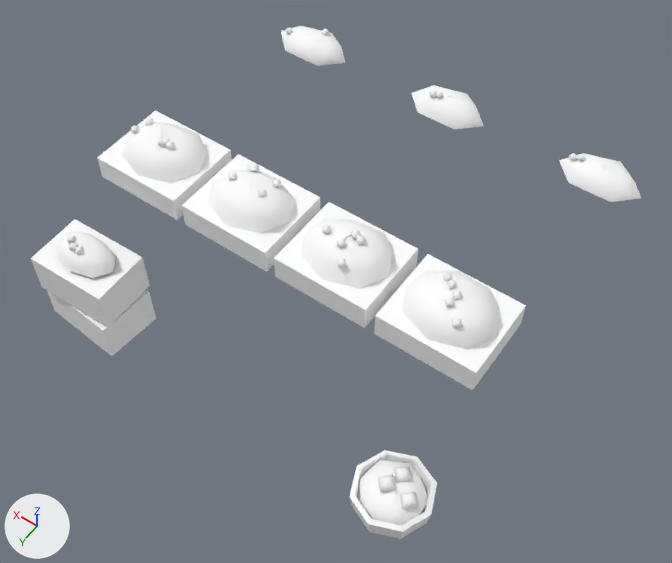
One commit to the glTF model games/yorimichi/assets/belmonte/meshes/SM_BM_BP_StallGoods_E.glb: the scene before it, then after it.
Both versions are drawn from a 50 mm camera at (-2.13, 3.32, 4.89) aimed at (-0.1, 0.48, 0.42). Every picture has the same lights, and +X, +Y and +Z are marked at lower left. The older version comes first. Vertices at exactly the same position are counted once.

Script lines for the objects in view, before the commit:
```python
me_sm_bp_stallgoods_e = bpy.data.meshes.new('SM_BP_StallGoods_E')
me_sm_bp_stallgoods_e.from_pydata(...)  # 540 vertices, 770 faces; spans x -1.38..1.44, y -1.07..1.59, z 0.0..1.24
# faces by material slot: [60, 710]
me_sm_bp_stallgoods_e.materials.append(mat_bm_000_m_wood_024)
me_sm_bp_stallgoods_e.materials.append(mat_bm_001_m_vcol_014)
ob_sm_bm_bp_stallgoods_e = bpy.data.objects.new('SM_BM_BP_StallGoods_E', me_sm_bp_stallgoods_e)
ob_sm_bm_bp_stallgoods_e.location = (0.0, 0.0, 0.0)
```
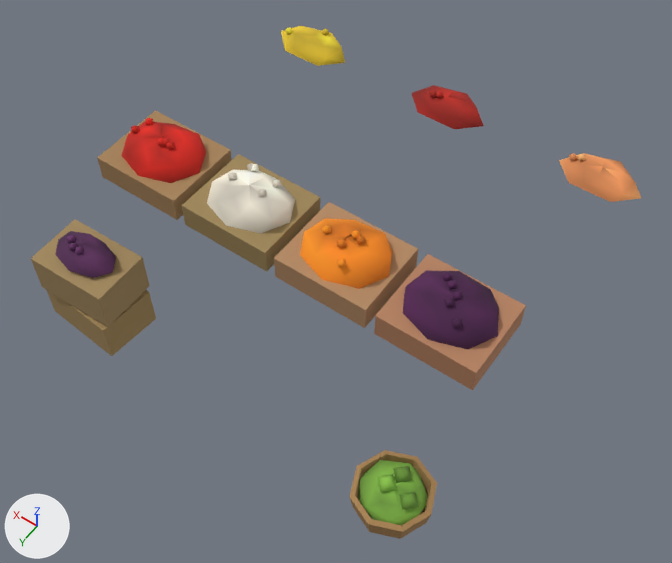
Pixel boxes [x1, y1, x2, y2] of what changed, in the pictures (672 x 563 px):
part 1 of me_sm_bp_stallgoods_e, recoloured
    both: [55, 231, 499, 349]
part 2 of me_sm_bp_stallgoods_e, recoloured
    both: [281, 26, 641, 289]
part 3 of me_sm_bp_stallgoods_e, recoloured
    both: [121, 34, 599, 244]
part 4 of me_sm_bp_stallgoods_e, recoloured
    both: [31, 96, 601, 539]
part 5 of me_sm_bp_stallgoods_e, recoloured (white to pale yellow)
    both: [207, 163, 295, 234]
part 6 of me_sm_bp_stallgoods_e, recoloured (white to green)
    both: [358, 460, 428, 526]

The change in detail:
me_sm_bp_stallgoods_e has 540 vertices, 770 faces and spans x -1.38..1.44, y -1.07..1.59, z 0.0..1.24.
me_sm_bp_stallgoods_e is used by ob_sm_bm_bp_stallgoods_e; location (0.0, 0.0, 0.0).
me_sm_bp_stallgoods_e part 1: 160 faces centred in x -1.21..1.34, y 0.5..1.42, z 0.62..1.22 are repainted in the vertex colours; the middle colour goes from white #ffffff to dark purple #532353.
me_sm_bp_stallgoods_e part 2: 176 faces centred in x -1.32..1.33, y -1.06..0.88, z 0.76..1.21 are repainted in the vertex colours; the middle colour goes from white #ffffff to orange #f6942b.
me_sm_bp_stallgoods_e part 3: 153 faces centred in x -1.05..1.21, y -1.06..0.9, z 0.76..1.21 are repainted in the vertex colours; the middle colour goes from white #ffffff to red #c72416.
me_sm_bp_stallgoods_e part 4: 126 faces centred in x -1.31..1.43, y -0.94..1.56, z 0.04..1.06 are repainted in the vertex colours; the middle colour goes from white #ffffff to brown #a88252.
me_sm_bp_stallgoods_e part 5: 88 faces centred in x 0.08..0.56, y 0.52..0.88, z 1.09..1.21 are repainted in the vertex colours; the middle colour goes from white #ffffff to pale yellow #e1dac9.
me_sm_bp_stallgoods_e part 6: 67 faces centred in x -1.28..1.06, y -0.93..1.52, z 0.22..0.84 are repainted in the vertex colours; the middle colour goes from white #ffffff to green #74a43f.
